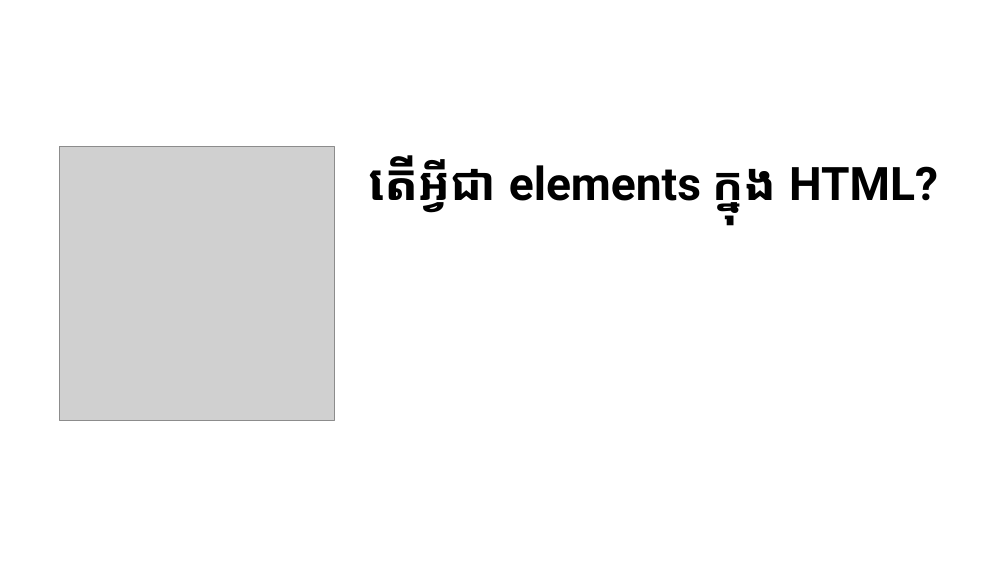
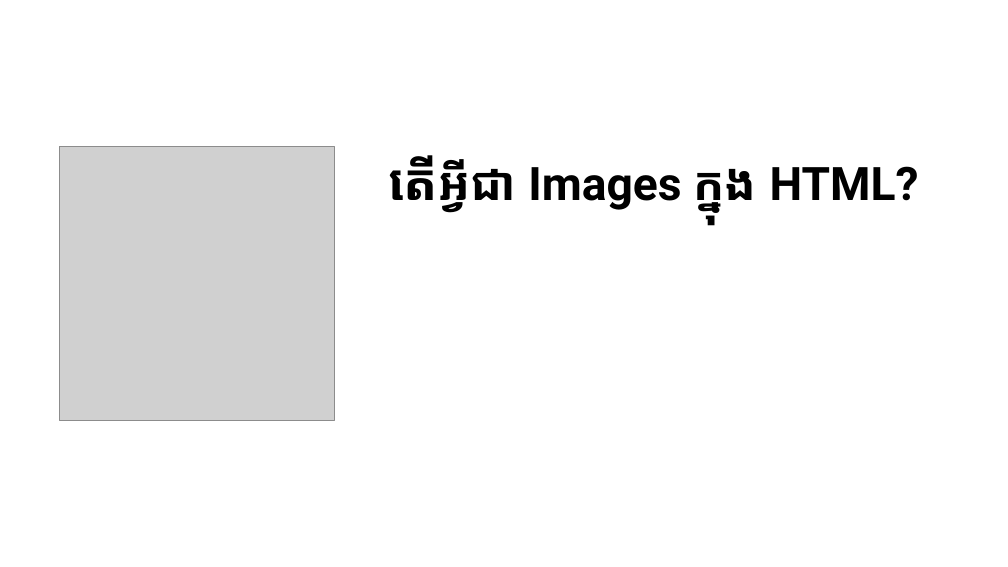
Before and after one commit to LykheangPeng/KHWebDesign101, a slide deck: slide 20 of Slide/Web Design 2.pptx (slide 8 before the commit). Drawn at 1008x567 pixels with LibreOffice and Linux fonts; fonts in the diff are those of the drawing; grey boxes stand for pictures. Boxes give left, top, right and bottom in pixels: in the first picture for what was removed or moved away, otherwise in the second. Text is boxed around its words. In the diff, an @@ line names an element or a change of style, - is before the commit and + after.

```diff
--- a/Slide/Web Design 2.pptx
+++ b/Slide/Web Design 2.pptx
@@ text at (388,155,919,212): text changed @@
-តើអ្វីជា elements ក្នុង HTML?
+តើអ្វីជា Images ក្នុង HTML?
```
Also in this commit, not shown: 5 other slides changed, 13 slides added, 4 other files.
